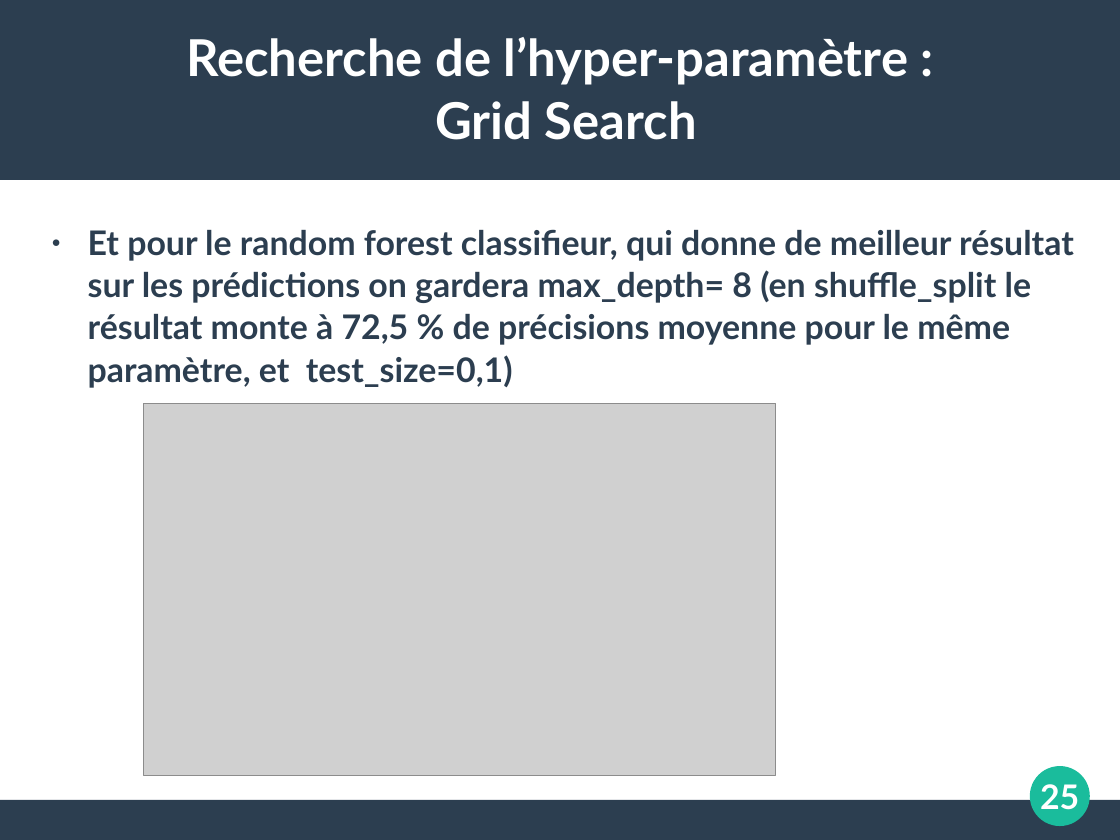
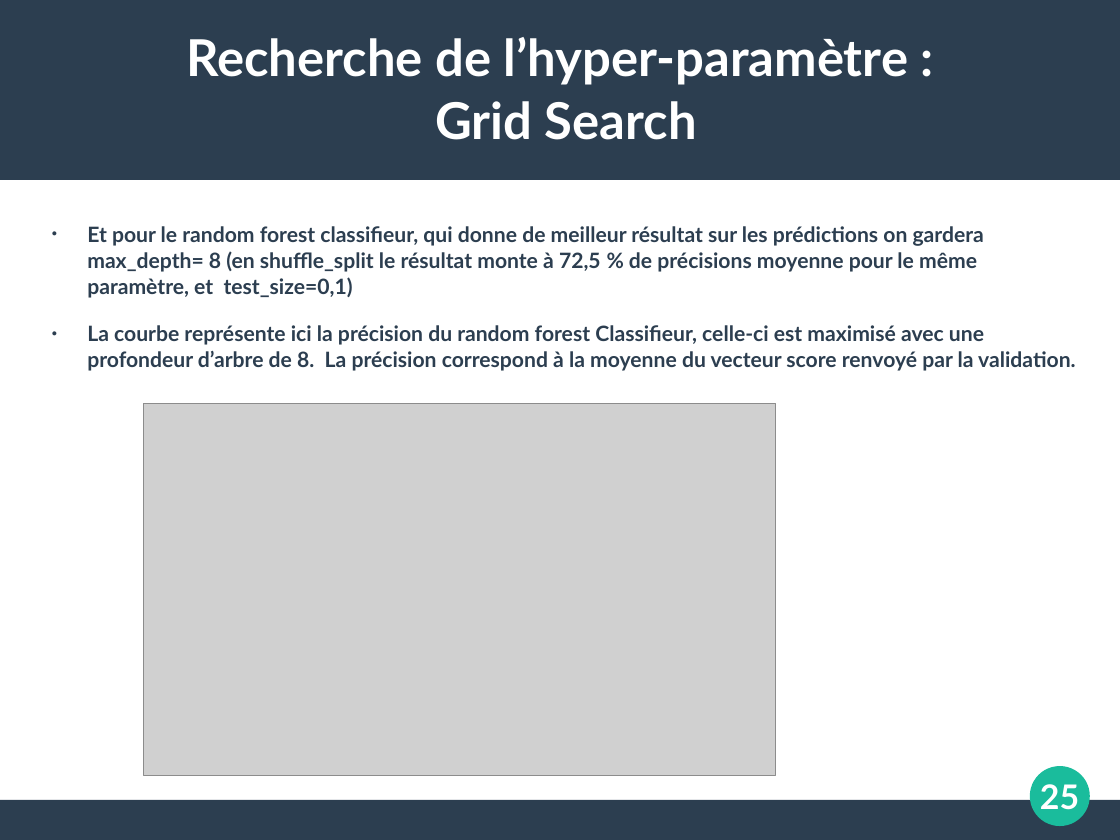
Before and after one commit to koper921/ProjetGps, a slide deck: slide 25 of Slide TER.ppt. Drawn at 1120x840 pixels with LibreOffice and Linux fonts; fonts in the diff are those of the drawing; grey boxes stand for pictures. Boxes give left, top, right and bottom in pixels: in the first picture for what was removed or moved away, otherwise in the second. Text is boxed around its words. In the diff, an @@ line names an element or a change of style, - is before the commit and + after.

```diff
--- a/Slide TER.ppt
+++ b/Slide TER.ppt
@@ text at (87, 226, 984, 298): size 24 to 15 pt in "Et pour le random forest classifieur, qui ..." @@
@@ text at (87, 325, 1075, 371): paragraph added @@
+● La courbe représente ici la précision du random forest Classifieur, celle-ci est maximisé avec une profondeur d’arbre de 8. La précision correspond à la moyenne du vecteur score renvoyé par la validation.
```
Also in this commit, not shown: 10 other slides changed, 5 slides added, 11 other files.
